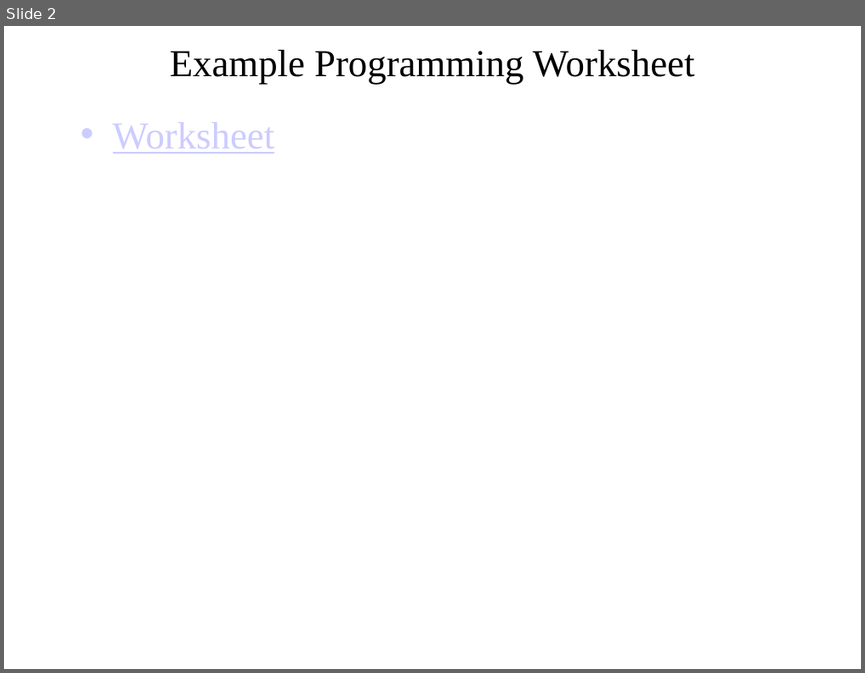
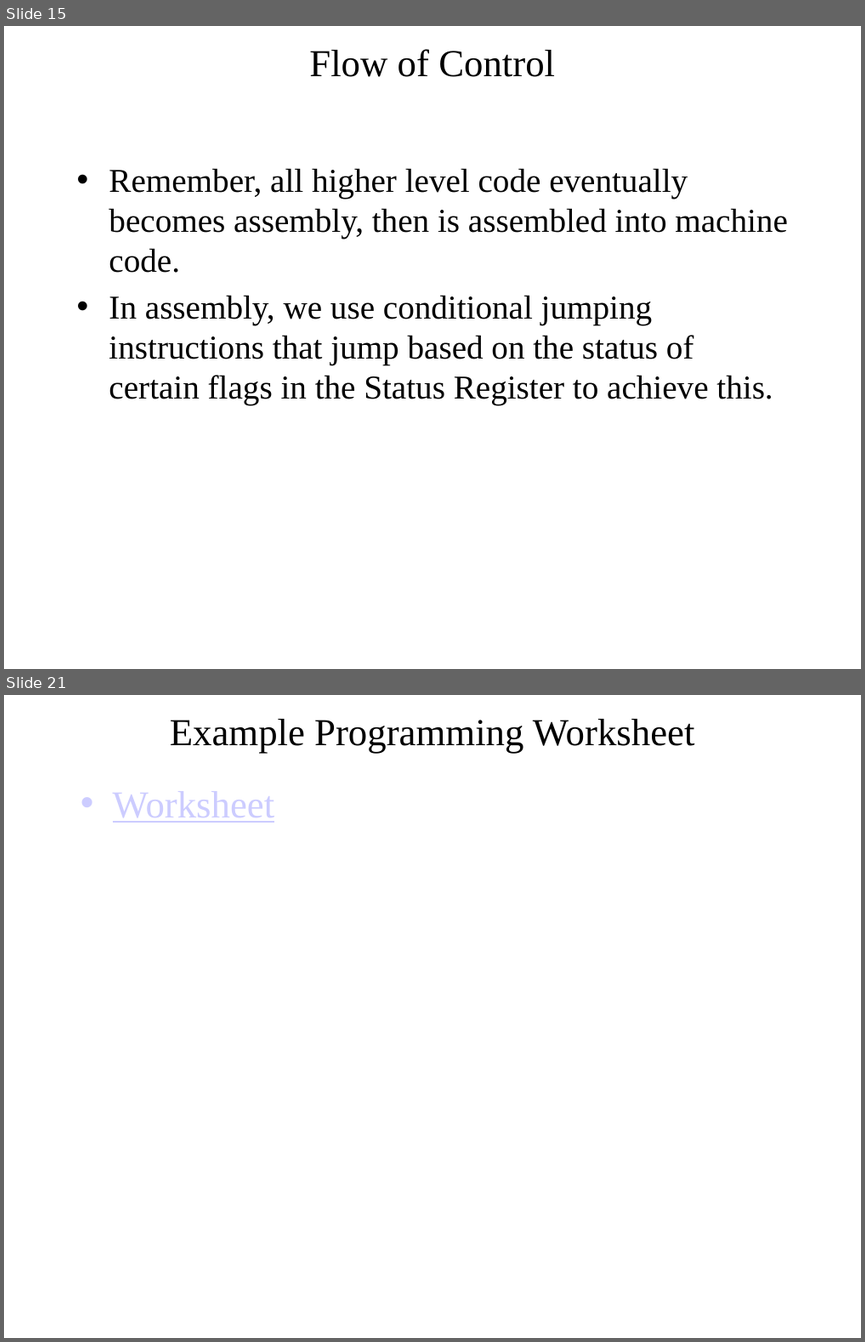
Before and after one commit to pw4rn3r/ECE382, a slide deck: notes/L6/Lsn6.pptx. Shown one above the other, each under a label of ours: slide 2 before the commit, slides 15 and 21 after it; the slides between them are not shown. The pictures are 865x673 and 865x1342 pixels, drawn with LibreOffice and Linux fonts; fonts in the diff are those of the drawing. Boxes give left, top, right and bottom in pixels: in the first picture for what was removed or moved away, otherwise in the second. Text is boxed around its words. In the diff, an @@ line names an element or a change of style, - is before the commit and + after.

```diff
--- a/notes/L6/Lsn6.pptx
+++ b/notes/L6/Lsn6.pptx
@@ slide 15 added at (4, 26, 861, 669), background #FFFFFF @@
@@ title added at (309, 49, 555, 77), 32 pt, text #000000 @@
+Flow of Control
@@ text added at (109, 168, 788, 405), 28 pt, text #000000 @@
+• Remember, all higher level code eventually becomes assembly, then is assembled into machine code.
+• In assembly, we use conditional jumping instructions that jump based on the status of certain flags in the Status Register to achieve this.
@@ what was slide 2 is now slide 21 @@
```
Also in this commit, not shown: 1 slide changed, 18 other slides added, 1 other file.
